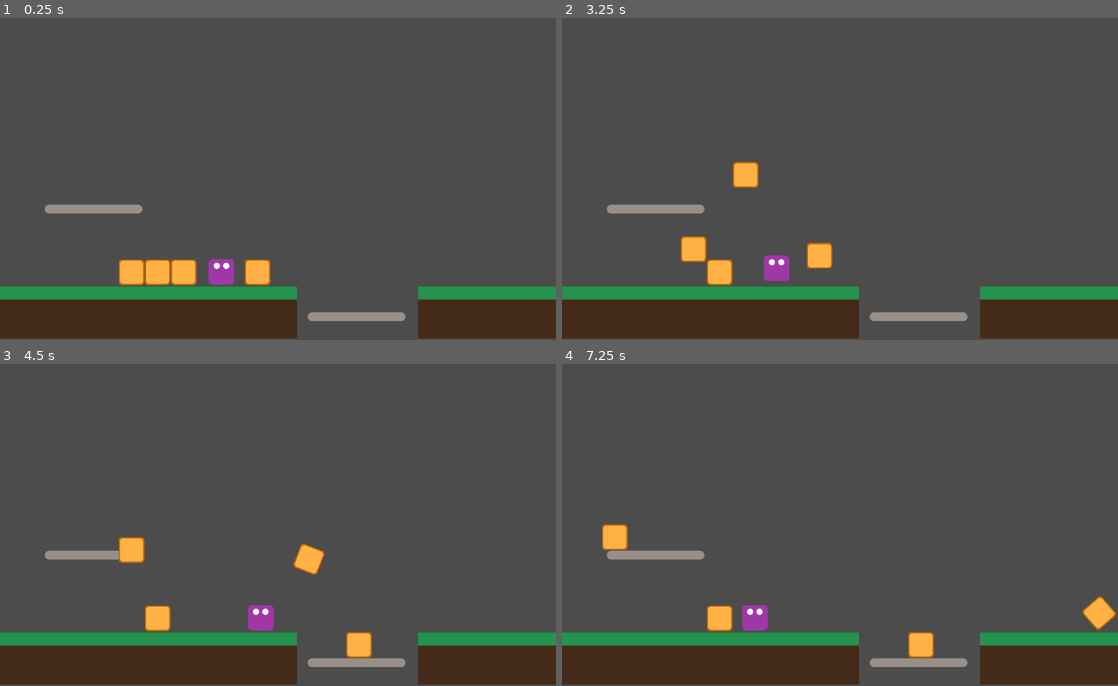
Above: before the commit, frames 1-4 (two rows, left to right).
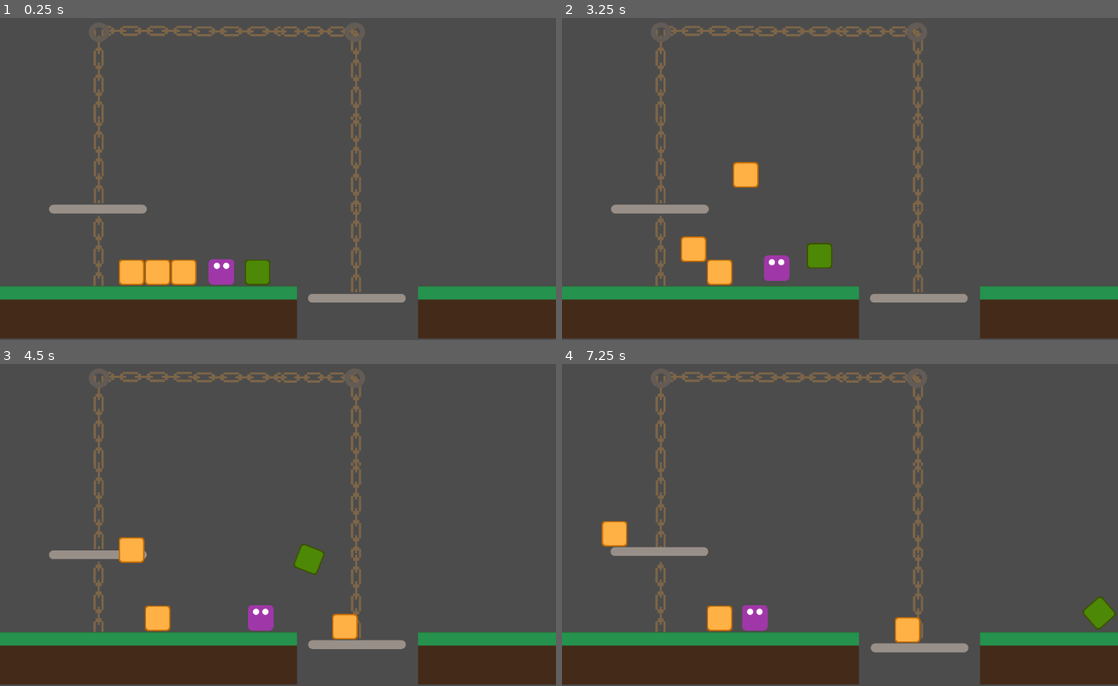
Above: after the commit, the same moments.

Repository: oxscar93/minion-2020s2-fisica-2d
Game: Godot game, scene res://Scenes/Level2.tscn
The game is run twice, just before and just after one commit, with the same random seed, the same clock (stepped at 60 frames per second) and the same inputs. This scene is started directly instead of the project's main scene.
Inputs (mouse positions are in pixels of both pictures, inside the frame that each line leads up to):
- Up to frame 1 (0.25 s): no input
- Up to frame 2 (3.25 s): tap Enter at 0.5 s; move the mouse to (745, 272) at 0.52 s; press the mouse at (745, 272) at 0.53 s; hold Right (ui_right) 0.53-2.03 s; tap Space (ui_select) at 0.77, 1.52, 3.02 s; move the mouse to (717, 272) at 1.27 s; release the mouse at (717, 272) at 1.28 s; click (717, 272) at 1.35 s; move the mouse to (695, 272) at 2.02 s; press the mouse at (695, 272) at 2.03 s; hold Left (ui_left) 2.03-2.78 s; move the mouse to (817, 272) at 2.77 s; release the mouse at (817, 272) at 2.78 s; hold Right (ui_right) from 2.78 s (still down); click (817, 272) at 2.85 s
- Up to frame 3 (4.5 s): move the mouse to (444, 573) at 3.52 s; press the mouse at (444, 573) at 3.53 s; tap Space (ui_select) at 3.77 s; move the mouse to (111, 473) at 4.27 s; release Right (ui_right) at 4.28 s; release the mouse at (111, 473) at 4.28 s; hold Left (ui_left) from 4.28 s (still down); click (111, 473) at 4.35 s
- Up to frame 4 (7.25 s): tap Space (ui_select) at 4.52, 6.02, 6.77 s; move the mouse to (867, 521) at 5.02 s; release Left (ui_left) at 5.03 s; press the mouse at (867, 521) at 5.03 s; hold Right (ui_right) 5.03-5.78 s; move the mouse to (756, 441) at 5.77 s; release the mouse at (756, 441) at 5.78 s; hold Left (ui_left) from 5.78 s (still down); click (756, 441) at 5.85 s; move the mouse to (962, 505) at 6.52 s; press the mouse at (962, 505) at 6.53 s

The runs differ from the first frame. In frame 1, 3.5% of the frame differs, in the area x 8-73%, y 2-95%; in frame 2, 3.5%; in frame 3, 4.0%; in frame 4, 4.5%, in the area x 7-100%, y 2-95%.

Commit message:
avances plataforma

Diff:
--- a/Scenes/Box.gd
+++ b/Scenes/Box.gd
@@ -14,8 +14,12 @@
 var mouse_entered = false
 var pushing = false
 
+export var color = Color.white
+
 func _ready():
 	player = get_parent().get_node('Player') #inyectar player
+	modulate = color
+
 	_add_levitation_force(LEVITATION_FORCE)
 
 func get_input():
@@ -63,4 +67,8 @@
 
 func _on_Box_mouse_exited():
 	mouse_entered = false
-	modulate = Color.white
+
+	if (color == Color.white):
+		modulate = Color.white
+	else:
+		modulate = color
--- a/Scenes/Level2.tscn
+++ b/Scenes/Level2.tscn
@@ -31,6 +31,7 @@
 
 [node name="Box4" parent="." instance=ExtResource( 3 )]
 position = Vector2( 472, 472 )
+color = Color( 0.305882, 0.768627, 0.0980392, 1 )
 
 [node name="PlatformBase" parent="." instance=ExtResource( 5 )]
-position = Vector2( -56, 0 )
+position = Vector2( -48, 0 )
--- a/Scenes/Platform.gd
+++ b/Scenes/Platform.gd
@@ -1,60 +1,18 @@
 extends RigidBody2D
 
-signal on_platform_falling
+signal on_platform_movement
+var body_entered = false
 
-const MAX_PLATFORM_DOWN_LIMIT = 500
-const MAX_PLATFORM_UP_LIMIT = 400
-const FORCE_APPLIED = -10
-
-var x= 0
-var platform_falling = false
-var platform_elevating = false
-var in_motion = false
-# Called when the node enters the scene tree for the first time.
 func _ready():
 	pass # Replace with function body.
 
 func _physics_process(delta):
+	if (body_entered):
+		emit_signal("on_platform_movement")
 
-	var y = global_position.y
-	var velocity = linear_velocity.y
-
-	if (platform_falling):
-		mode = RigidBody2D.MODE_CHARACTER
-		emit_signal("on_platform_falling")
-
-		if (in_motion):
-			x+=1
-			add_force(Vector2(0, 0), Vector2(0, FORCE_APPLIED))
-
-		if (velocity == 0 and !in_motion):
-			in_motion = true
-		elif ((velocity < -0 or y >= MAX_PLATFORM_DOWN_LIMIT) and in_motion):
-			mode = RigidBody2D.MODE_STATIC
-			in_motion = false
-			platform_falling = false
-
-			x = 0
-		elif (y < 350 and !in_motion):
-			mode = RigidBody2D.MODE_STATIC
-
-	if (platform_elevating):
-		if (y <= MAX_PLATFORM_UP_LIMIT):
-			mode = RigidBody2D.MODE_STATIC
-
-func elevate_platform(vector):
-	linear_velocity
-	mode = RigidBody2D.MODE_CHARACTER
+func move_platform(vector):
 	set_axis_velocity(Vector2(0, -vector.y))
-	platform_elevating = true
 
 
-func down_platform(body):
-	if ("Box" in body.get_name()):
-		platform_falling = true
-
-func _on_Area2D_body_entered(body):
-	down_platform(body)
-
-func _on_Area2D_body_exited(body):
-	down_platform(body)
+func _on_Platform_body_entered(body):
+	body_entered = true # Replace with function body.
--- a/Scenes/Platform.tscn
+++ b/Scenes/Platform.tscn
@@ -1,33 +1,25 @@
-[gd_scene load_steps=5 format=2]
+[gd_scene load_steps=4 format=2]
 
 [ext_resource path="res://plataforma.png" type="Texture" id=1]
 [ext_resource path="res://Scenes/Platform.gd" type="Script" id=2]
 
 [sub_resource type="RectangleShape2D" id=2]
-
-[sub_resource type="RectangleShape2D" id=1]
 extents = Vector2( 95.0761, 10 )
 
 [node name="Platform" type="RigidBody2D"]
 z_index = -5
-mode = 3
-mass = 200.0
+mode = 2
+mass = 1000.0
 gravity_scale = 0.0
 contacts_reported = 1
 contact_monitor = true
 script = ExtResource( 2 )
-
-[node name="Area2D" type="Area2D" parent="."]
-
-[node name="CollisionShape2D" type="CollisionShape2D" parent="Area2D"]
-shape = SubResource( 2 )
 
 [node name="Sprite" type="Sprite" parent="."]
 scale = Vector2( 0.5, 0.5 )
 texture = ExtResource( 1 )
 
 [node name="CollisionShape2D" type="CollisionShape2D" parent="."]
-shape = SubResource( 1 )
+shape = SubResource( 2 )
 one_way_collision = true
-[connection signal="body_entered" from="Area2D" to="." method="_on_Area2D_body_entered"]
-[connection signal="body_exited" from="Area2D" to="." method="_on_Area2D_body_exited"]
+[connection signal="body_entered" from="." to="." method="_on_Platform_body_entered"]
--- a/Scenes/PlatformBase.gd
+++ b/Scenes/PlatformBase.gd
@@ -10,15 +10,21 @@
 func _ready():
 	pass # Replace with function body.
 
+func _move_chain():
+	$Chain.play()
+	$Chain2.play()
+	$Chain3.play()
+	$Chain4.play()
+	$Chain5.play()
+	$Chain6.play()
+	$Chain7.play()
+	$Chain8.play()
+	$Chain9.play()
 
-# Called every frame. 'delta' is the elapsed time since the previous frame.
-#func _process(delta):
-#	pass
+func _on_Platform_on_platform_movement():
+	$Platform2.move_platform($Platform.linear_velocity)
+	_move_chain()
 
-
-func _on_Platform_on_platform_falling():
-	$Platform2.elevate_platform($Platform.linear_velocity)
-
-
-func _on_Platform2_on_platform_falling():
-	$Platform.elevate_platform($Platform2.linear_velocity)
+func _on_Platform2_on_platform_movement():
+	$Platform.move_platform($Platform2.linear_velocity)
+	_move_chain()
--- a/Scenes/PlatformBase.tscn
+++ b/Scenes/PlatformBase.tscn
@@ -1,7 +1,23 @@
-[gd_scene load_steps=3 format=2]
+[gd_scene load_steps=10 format=2]
 
 [ext_resource path="res://Scenes/Platform.tscn" type="PackedScene" id=1]
+[ext_resource path="res://punto_fijo2.png" type="Texture" id=2]
 [ext_resource path="res://Scenes/PlatformBase.gd" type="Script" id=3]
+[ext_resource path="res://frame_1_delay-0.28s.png" type="Texture" id=4]
+[ext_resource path="res://frame_0_delay-0.28s.png" type="Texture" id=5]
+[ext_resource path="res://frame_2_delay-0.28s.png" type="Texture" id=6]
+[ext_resource path="res://frame_3_delay-0.28s.png" type="Texture" id=7]
+
+[sub_resource type="RectangleShape2D" id=1]
+extents = Vector2( 369.947, 10.2409 )
+
+[sub_resource type="SpriteFrames" id=2]
+animations = [ {
+"frames": [ ExtResource( 5 ), ExtResource( 4 ), ExtResource( 6 ), ExtResource( 7 ) ],
+"loop": true,
+"name": "default",
+"speed": 5.0
+} ]
 
 [node name="PlatformBase" type="Node2D"]
 script = ExtResource( 3 )
@@ -10,6 +26,112 @@
 position = Vector2( 228.324, 358.621 )
 
 [node name="Platform2" parent="." instance=ExtResource( 1 )]
-position = Vector2( 712.724, 557.071 )
-[connection signal="on_platform_falling" from="Platform" to="." method="_on_Platform_on_platform_falling"]
-[connection signal="on_platform_falling" from="Platform2" to="." method="_on_Platform2_on_platform_falling"]
+position = Vector2( 705.195, 522.977 )
+
+[node name="Celling" type="StaticBody2D" parent="."]
+
+[node name="CollisionShape2D" type="CollisionShape2D" parent="Celling"]
+position = Vector2( 478.806, 13.1784 )
+shape = SubResource( 1 )
+
+[node name="DampedJointPlatform1" type="DampedSpringJoint2D" parent="."]
+position = Vector2( 229.306, 26.4584 )
+node_a = NodePath("../Celling")
+node_b = NodePath("../Platform")
+length = 500.0
+
+[node name="DampedJointPlatform2" type="DampedSpringJoint2D" parent="."]
+position = Vector2( 704.906, 31.4289 )
+node_a = NodePath("../Celling")
+node_b = NodePath("../Platform2")
+length = 550.0
+
+[node name="Dot" type="Sprite" parent="."]
+position = Vector2( 701.582, 32.5846 )
+scale = Vector2( 0.497647, 0.470345 )
+texture = ExtResource( 2 )
+
+[node name="Dot2" type="Sprite" parent="."]
+position = Vector2( 230.406, 32.5847 )
+scale = Vector2( 0.497647, 0.470345 )
+texture = ExtResource( 2 )
+
+[node name="Chain" type="AnimatedSprite" parent="."]
+position = Vector2( 238.949, 110.896 )
+rotation = 1.5708
+scale = Vector2( 0.825178, 0.547693 )
+z_index = -8
+frames = SubResource( 2 )
+frame = 3
+speed_scale = 2.0
+
+[node name="Chain7" type="AnimatedSprite" parent="."]
+position = Vector2( 712.793, 111.116 )
+rotation = 1.5708
+scale = Vector2( 0.825178, 0.547693 )
+z_index = -8
+frames = SubResource( 2 )
+frame = 2
+speed_scale = 2.0
+
+[node name="Chain8" type="AnimatedSprite" parent="."]
+position = Vector2( 712.793, 272.368 )
+rotation = 1.5708
+scale = Vector2( 0.825178, 0.547693 )
+z_index = -8
+frames = SubResource( 2 )
+frame = 2
+speed_scale = 2.0
+
+[node name="Chain9" type="AnimatedSprite" parent="."]
+position = Vector2( 712.988, 429.384 )
+rotation = 1.5708
+scale = Vector2( 0.825178, 0.547693 )
+z_index = -8
+frames = SubResource( 2 )
+frame = 1
+speed_scale = 2.0
+
+[node name="Chain2" type="AnimatedSprite" parent="."]
+position = Vector2( 239.213, 265.37 )
+rotation = 1.5708
+scale = Vector2( 0.825178, 0.547693 )
+z_index = -8
+frames = SubResource( 2 )
+frame = 3
+speed_scale = 2.0
+
+[node name="Chain3" type="AnimatedSprite" parent="."]
+position = Vector2( 238.676, 453.865 )
+rotation = 1.5708
+scale = Vector2( 0.825178, 0.547693 )
+z_index = -8
+frames = SubResource( 2 )
+frame = 2
+speed_scale = 2.0
+
+[node name="Chain4" type="AnimatedSprite" parent="."]
+position = Vector2( 318.546, 20.9681 )
+scale = Vector2( 0.825178, 0.547693 )
+z_index = -8
+frames = SubResource( 2 )
+frame = 3
+speed_scale = 2.0
+
+[node name="Chain5" type="AnimatedSprite" parent="."]
+position = Vector2( 482.044, 21.8009 )
+scale = Vector2( 0.825178, 0.547693 )
+z_index = -8
+frames = SubResource( 2 )
+frame = 2
+speed_scale = 2.0
+
+[node name="Chain6" type="AnimatedSprite" parent="."]
+position = Vector2( 632.829, 22.2449 )
+scale = Vector2( 0.711716, 0.547693 )
+z_index = -8
+frames = SubResource( 2 )
+frame = 2
+speed_scale = 2.0
+[connection signal="on_platform_movement" from="Platform" to="." method="_on_Platform_on_platform_movement"]
+[connection signal="on_platform_movement" from="Platform2" to="." method="_on_Platform2_on_platform_movement"]
Binary file added: chain.gif
Binary file added: frame_0_delay-0.28s.png
Not shown, added: frame_0_delay-0.28s.png.import
Binary file added: frame_1_delay-0.28s.png
Not shown, added: frame_1_delay-0.28s.png.import
Binary file added: frame_2_delay-0.28s.png
Not shown, added: frame_2_delay-0.28s.png.import
Binary file added: frame_3_delay-0.28s.png
Not shown, added: frame_3_delay-0.28s.png.import
